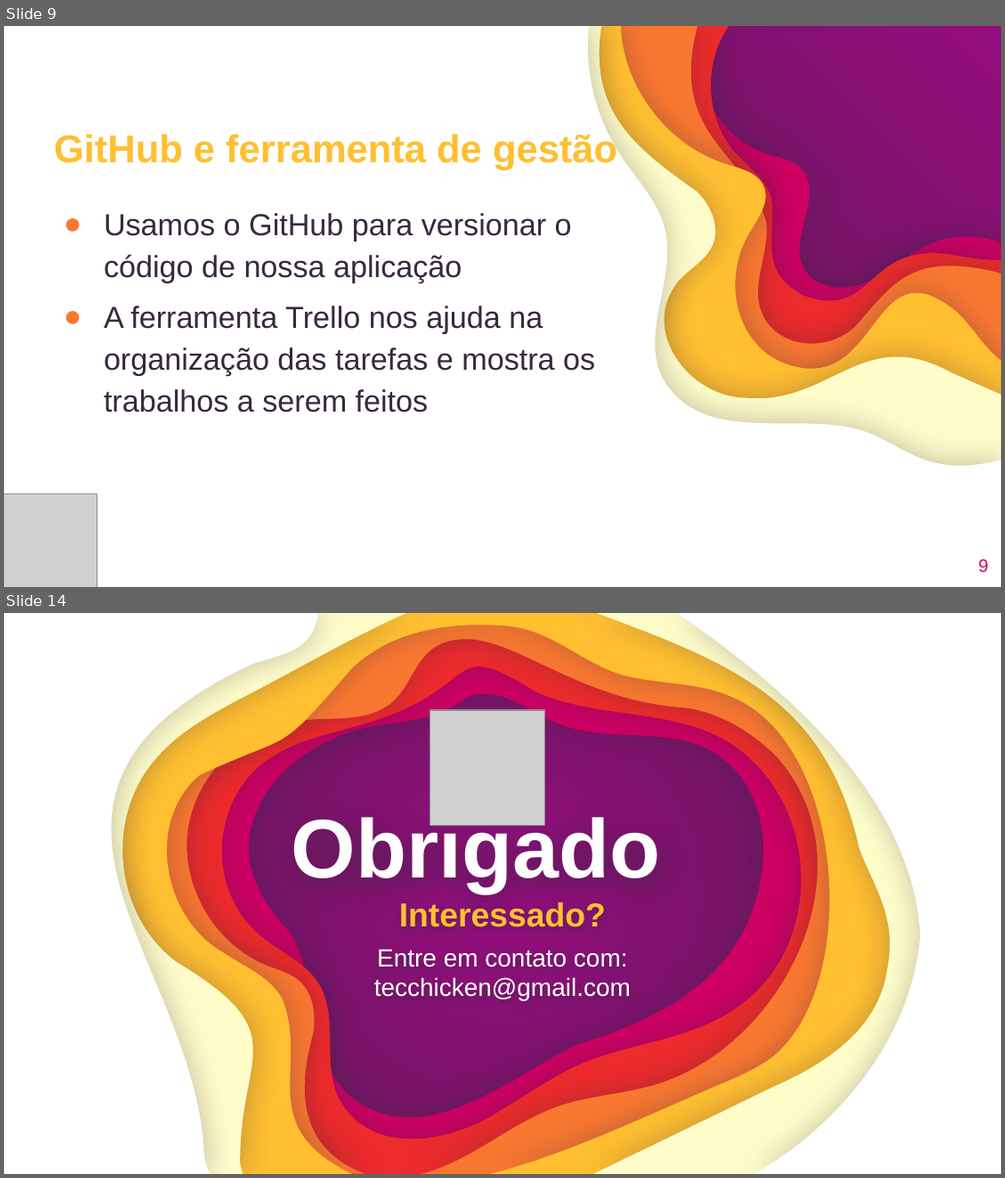
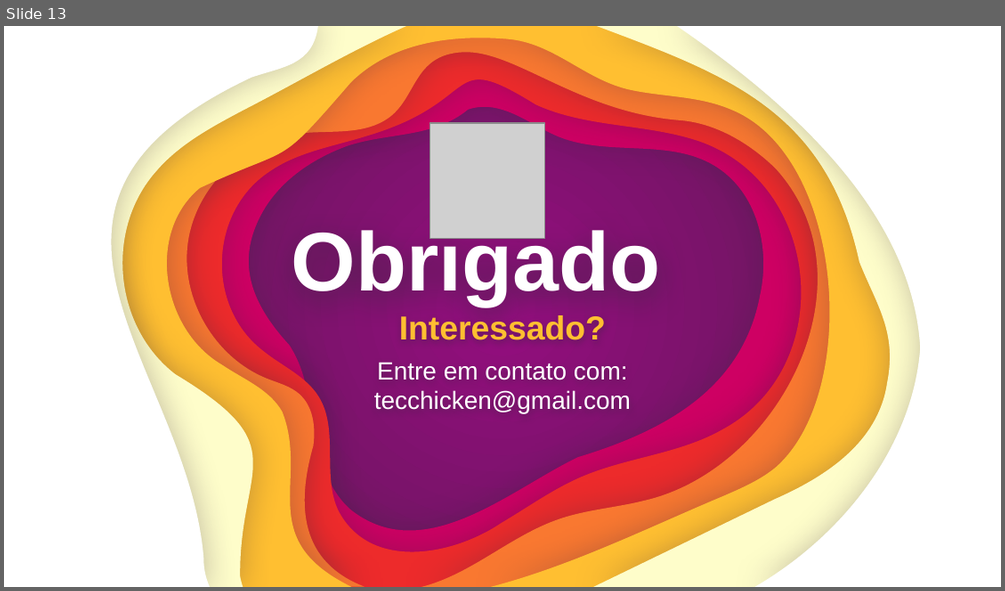
Before and after one commit to GustavoQuaresma/TECCHICKEN-DOCUMENTACAO, a slide deck: SPRINT2/slide pi.pptx. Shown one above the other, each under a label of ours: slides 9 and 14 before the commit, slide 13 after it; the slides between them are not shown. The pictures are 1005x1178 and 1005x591 pixels, drawn with LibreOffice and Linux fonts; fonts in the diff are those of the drawing; grey boxes stand for pictures. Boxes give left, top, right and bottom in pixels: in the first picture for what was removed or moved away, otherwise in the second. Text is boxed around its words. In the diff, an @@ line names an element or a change of style, - is before the commit and + after.

```diff
--- a/SPRINT2/slide pi.pptx
+++ b/SPRINT2/slide pi.pptx
@@ slide 9 removed at (4, 26, 1001, 587), background gradient #940D7F to #5E1B53 @@
@@ group removed at (4, 26, 1001, 587): 6 freeform shapes @@
@@ title removed at (54, 131, 617, 170) @@
-GitHub e ferramenta de gestão
@@ text removed at (104, 213, 595, 412) @@
-● Usamos o GitHub para versionar o código de nossa aplicação
-● A ferramenta Trello nos ajuda na organização das tarefas e mostra os trabalhos a serem feitos
@@ picture removed at (4, 493, 97, 587) @@
@@ page number removed at (979, 559, 988, 572) @@
-9
@@ what was slide 14 is now slide 13 @@
```
Also in this commit, not shown: 4 slides changed, 7 slides added, 10 other slides removed, 2 other files.
